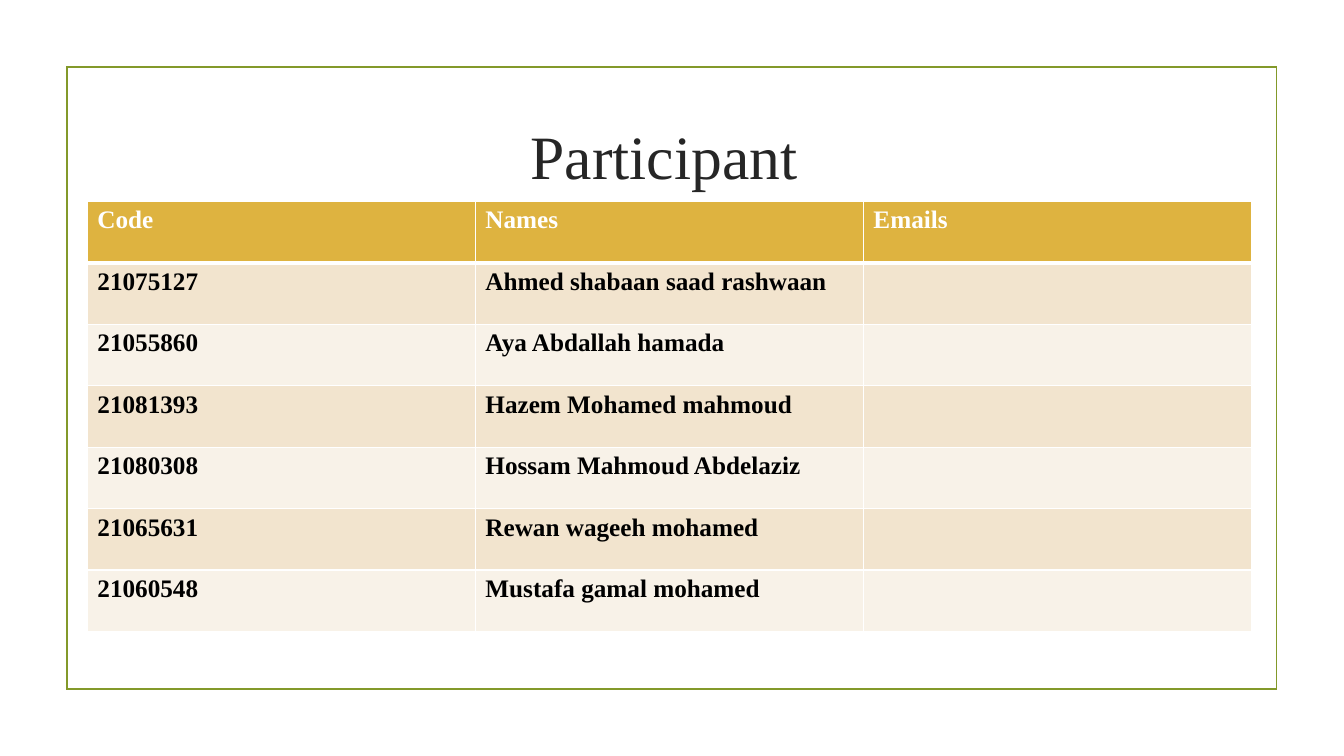
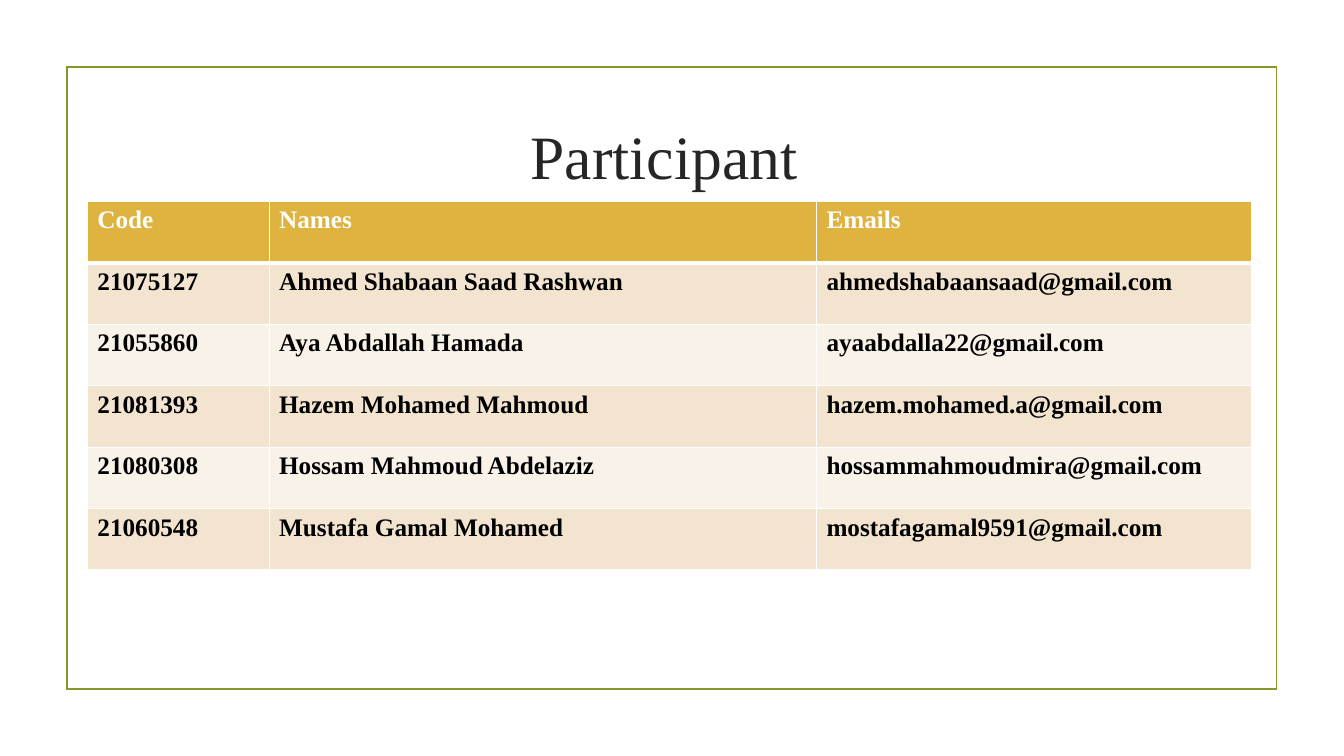
Before and after one commit to MustafaShesh/GIZ2_DAT2_G1-GROUP-B, a slide deck: slide 2 of UK Train Rides/UK project.pptx. Drawn at 1344x756 pixels with LibreOffice and Linux fonts; fonts in the diff are those of the drawing; background and template pictures are left out. Boxes give left, top, right and bottom in pixels: in the first picture for what was removed or moved away, otherwise in the second. Text is boxed around its words. In the diff, an @@ line names an element or a change of style, - is before the commit and + after.

```diff
--- a/UK Train Rides/UK project.pptx
+++ b/UK Train Rides/UK project.pptx
@@ table at [88,202,1252,571] @@
-row 2: 21075127 | Ahmed shabaan saad rashwaan | 
-row 3: 21055860 | Aya Abdallah hamada | 
-row 4: 21081393 | Hazem Mohamed mahmoud | 
-row 5: 21080308 | Hossam Mahmoud Abdelaziz | 
-row 6: 21065631 | Rewan wageeh mohamed | 
-row 7: 21060548 | Mustafa gamal mohamed | 
+row 2: 21075127 | Ahmed Shabaan Saad Rashwan | ahmedshabaansaad@gmail.com
+row 3: 21055860 | Aya Abdallah Hamada | ayaabdalla22@gmail.com
+row 4: 21081393 | Hazem Mohamed Mahmoud | hazem.mohamed.a@gmail.com
+row 5: 21080308 | Hossam Mahmoud Abdelaziz | hossammahmoudmira@gmail.com
+row 6: 21060548 | Mustafa Gamal Mohamed | mostafagamal9591@gmail.com
```
Also in this commit, not shown: 1 other slide changed, 1 slide added, 2 other files.
